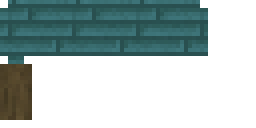
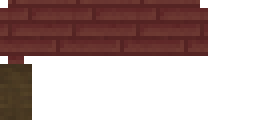
Layered file, before and after one edit (256x128). Changes by layer:
hid group "warped" (1 layers) over (0, 0, 208, 64)
showed group "mangrove" (2 layers) over (0, 0, 208, 120)
added layer "mangrove_log.png" (73%) in group "mangrove" over (0, 64, 32, 120)
